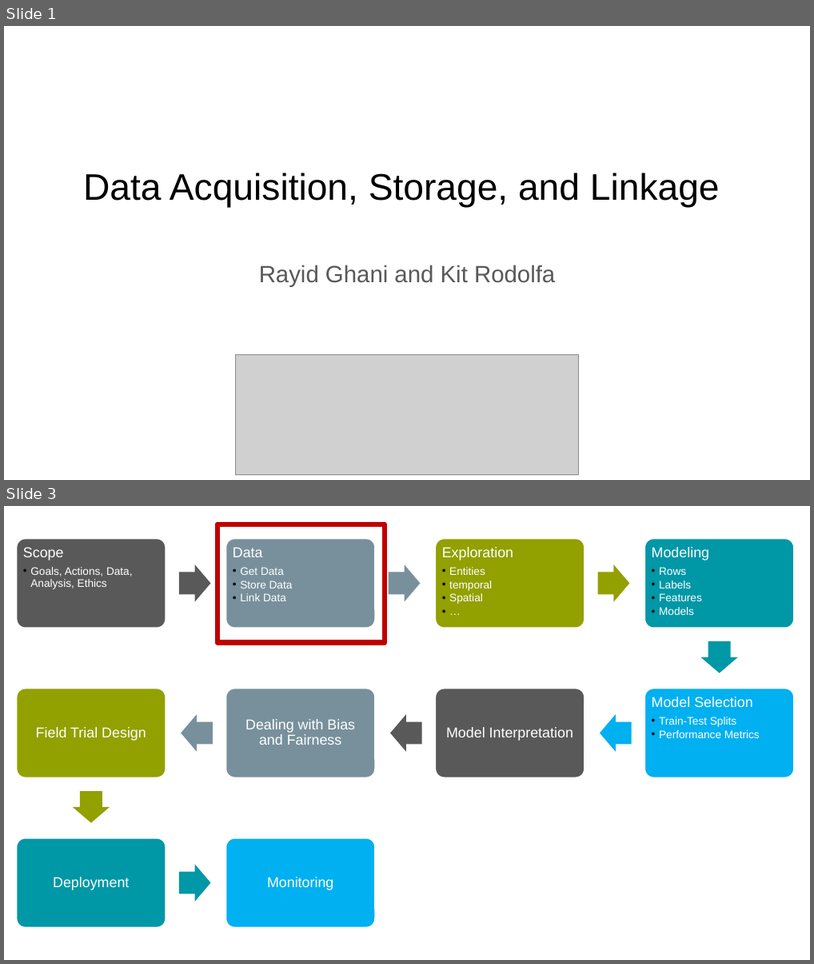
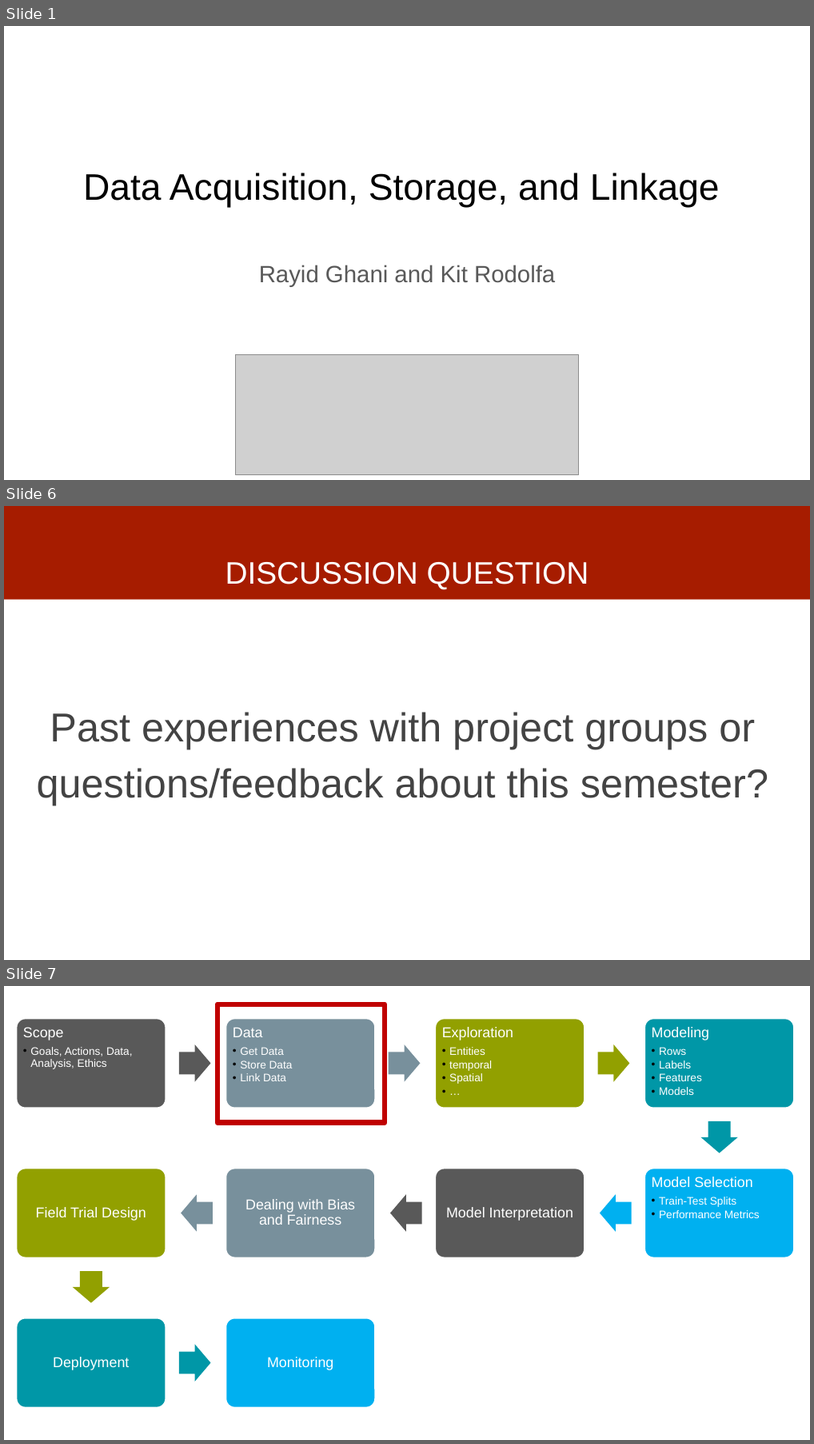
Before and after one commit to dssg/mlforpublicpolicylab, a slide deck: 02 - Case Studies and Acquiring Data/data.pptx. Shown one above the other, each under a label of ours: slides 1 and 3 before the commit, slides 1, 6 and 7 after it; the slides between them are not shown. The pictures are 814x964 and 814x1444 pixels, drawn with LibreOffice and Linux fonts; fonts in the diff are those of the drawing; grey boxes stand for pictures. Boxes give left, top, right and bottom in pixels: in the first picture for what was removed or moved away, otherwise in the second. Text is boxed around its words. In the diff, an @@ line names an element or a change of style, - is before the commit and + after.

```diff
--- a/02 - Case Studies and Acquiring Data/data.pptx
+++ b/02 - Case Studies and Acquiring Data/data.pptx
@@ slide 6 added at [4, 506, 810, 960], background #FFFFFF @@
@@ rectangle added at [4, 506, 810, 599], fill #A61C00 @@
@@ title added at [226, 562, 590, 590], 37 pt, text #FFFFFF @@
+DISCUSSION QUESTION
@@ text added at [37, 712, 769, 805], 48 pt, text #434343 @@
+Past experiences with project groups or questions/feedback about this semester?
@@ what was slide 3 is now slide 7 @@
```
Also in this commit, not shown: 2 slides changed, 4 other slides added, 1 slide removed.
